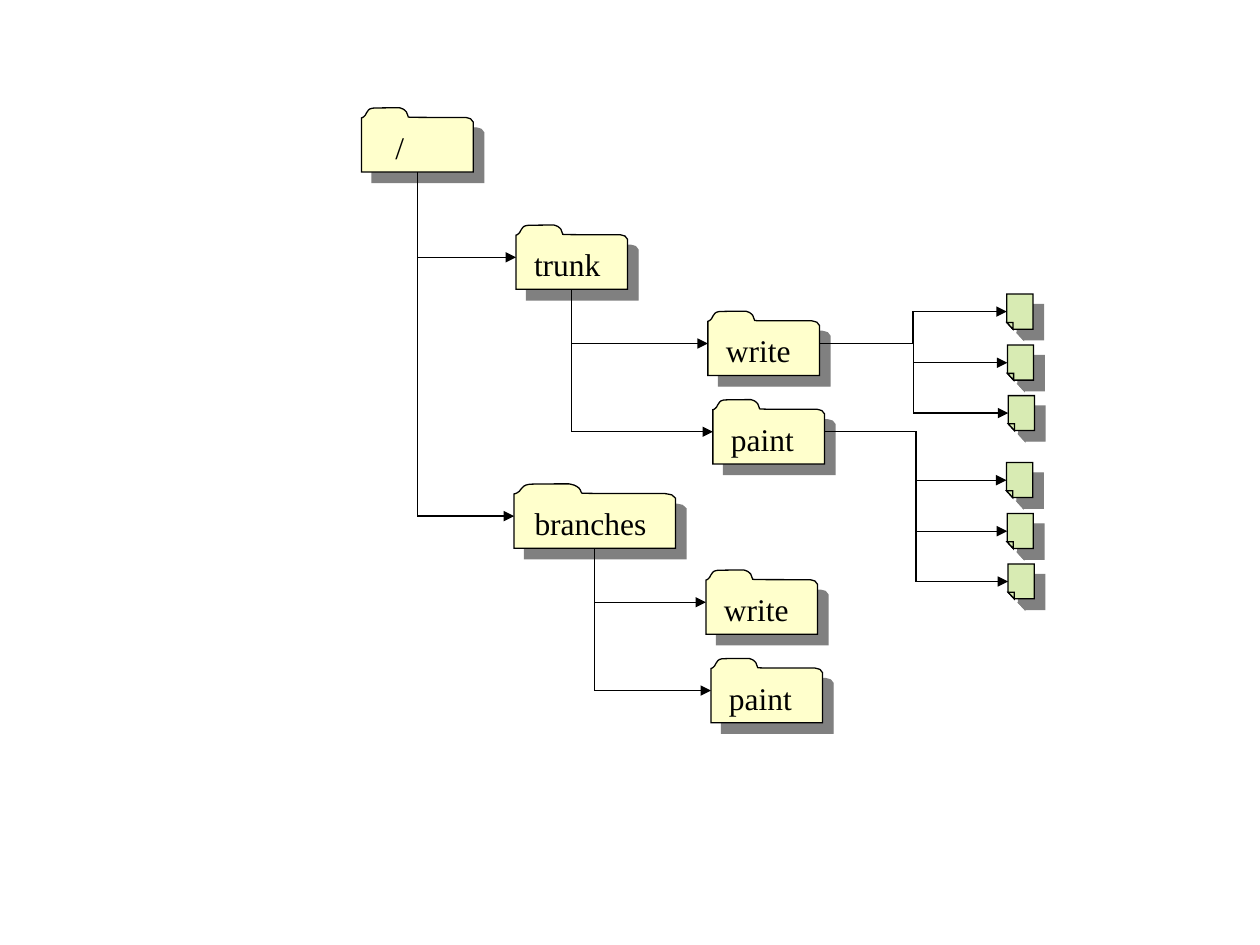
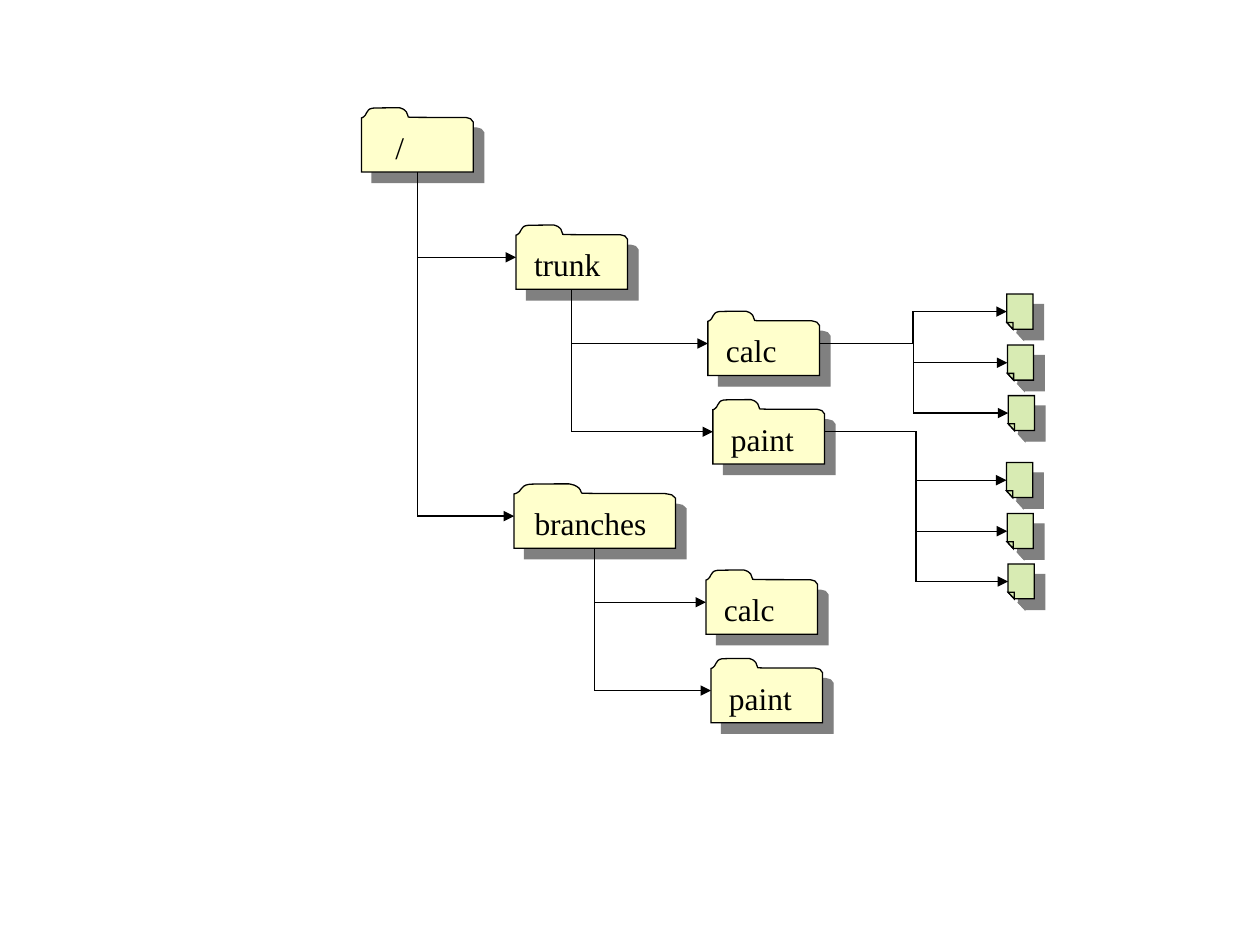
Before and after one commit to wuzhouhui/svnbook-zh, a slide deck: slide 2 of src/book/book/images/branches.ppt. Drawn at 1260x945 pixels with LibreOffice and Linux fonts; fonts in the diff are those of the drawing. Boxes give left, top, right and bottom in pixels: in the first picture for what was removed or moved away, otherwise in the second. Text is boxed around its words. In the diff, an @@ line names an element or a change of style, - is before the commit and + after.

Commit message:
Book: rename the 'write' example project to 'calc', which is less confusing.
* ch02.xml, ch04.xml:  write->calc, document.c->integer.c, search.c->button.c

* VersioningModels.ppt, branches.ppt, ch02dia6.png, ch04dia2.png,
  ch04dia3.png, ch04dia4.png:  change all diagrams to have new names (ugh)

```diff
--- a/src/book/book/images/branches.ppt
+++ b/src/book/book/images/branches.ppt
@@ text in freeform shape at <box>726,340,777,363</box>: text changed @@
-write
+calc
@@ text in freeform shape at <box>724,599,775,622</box>: text changed @@
-write
+calc
```
Also in this commit, not shown: 2 other slides changed, 7 other files.
